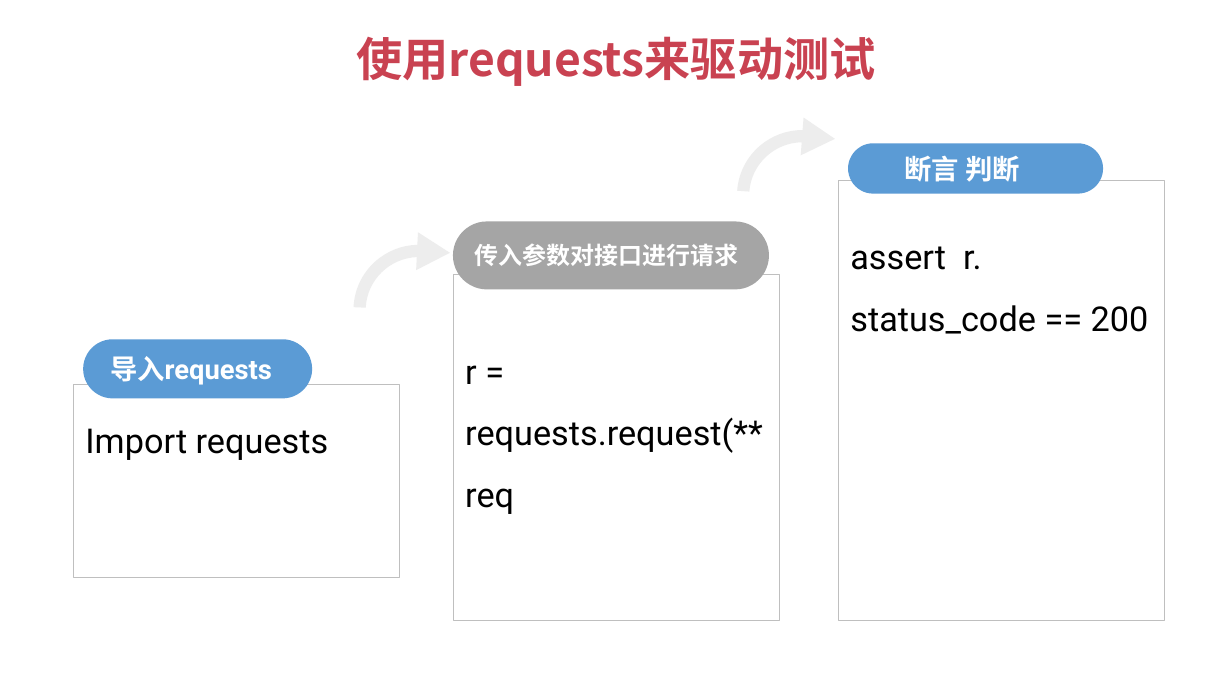
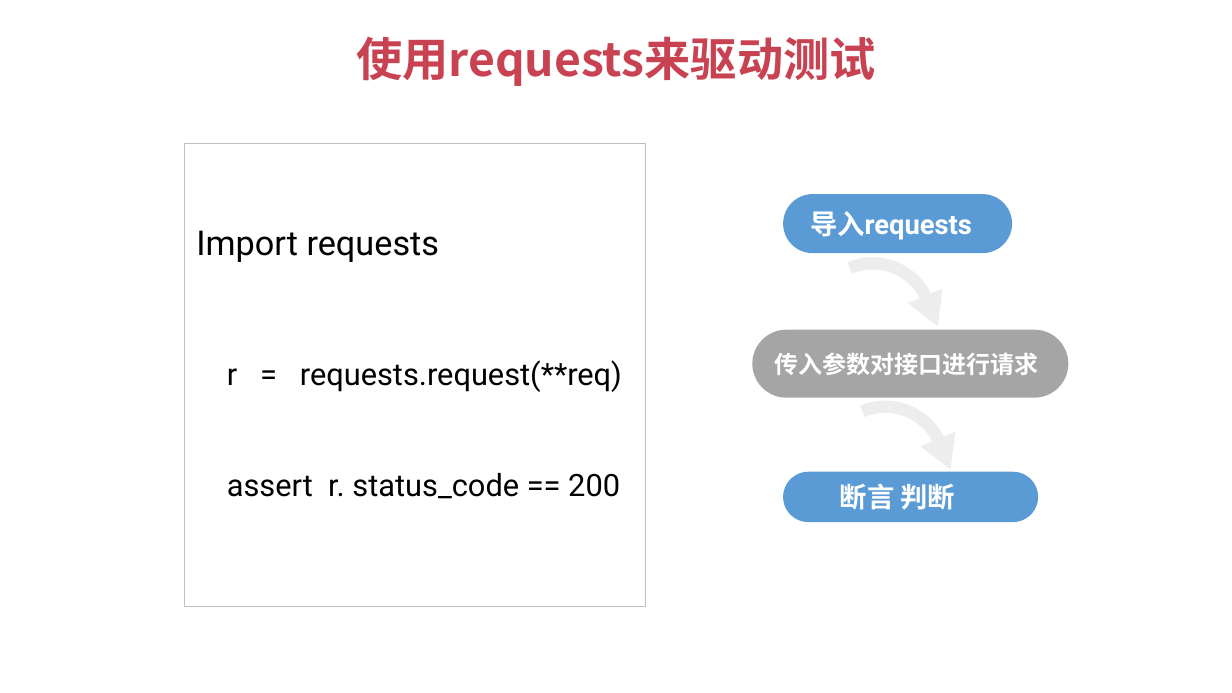
Before and after one commit to fengzhou/Nahsor, a slide deck: slide 29 of docs/测试开发实战课程演练V1.6.pptx. Drawn at 1232x693 pixels with LibreOffice and Linux fonts; fonts in the diff are those of the drawing. Boxes give left, top, right and bottom in pixels: in the first picture for what was removed or moved away, otherwise in the second. Text is boxed around its words. In the diff, an @@ line names an element or a change of style, - is before the commit and + after.

```diff
--- a/docs/测试开发实战课程演练V1.6.pptx
+++ b/docs/测试开发实战课程演练V1.6.pptx
@@ rectangle "Import requests" resized from (x1=74, y1=384, x2=399, y2=577) to (x1=184, y1=143, x2=644, y2=606) @@
@@ rounded rectangle "导入requests" moved from (x1=84, y1=339, x2=313, y2=398) to (x1=784, y1=195, x2=1013, y2=254) @@
@@ rectangle removed at (x1=838, y1=180, x2=1163, y2=621) @@
-assert r. status_code == 200
@@ freeform shape at (x1=846, y1=244, x2=948, y2=339): rotation 15 to 80 degrees; outline redrawn @@
@@ rectangle removed at (x1=453, y1=275, x2=779, y2=621) @@
-r = requests.request(**req
@@ rounded rectangle "传入参数对接口进行请求" moved from (x1=453, y1=222, x2=770, y2=290) to (x1=753, y1=330, x2=1069, y2=398) @@
@@ text in rectangle at (x1=227, y1=360, x2=622, y2=499): paragraphs added @@
+r = requests.request(**req)
+assert r. status_code == 200
@@ freeform shape at (x1=859, y1=387, x2=962, y2=482): rotation 17 to 80 degrees; outline redrawn @@
@@ rounded rectangle "断言 判断" moved from (x1=848, y1=143, x2=1103, y2=193) to (x1=784, y1=472, x2=1039, y2=522) @@
```
Also in this commit, not shown: 7 other slides changed, 1 slide removed.
